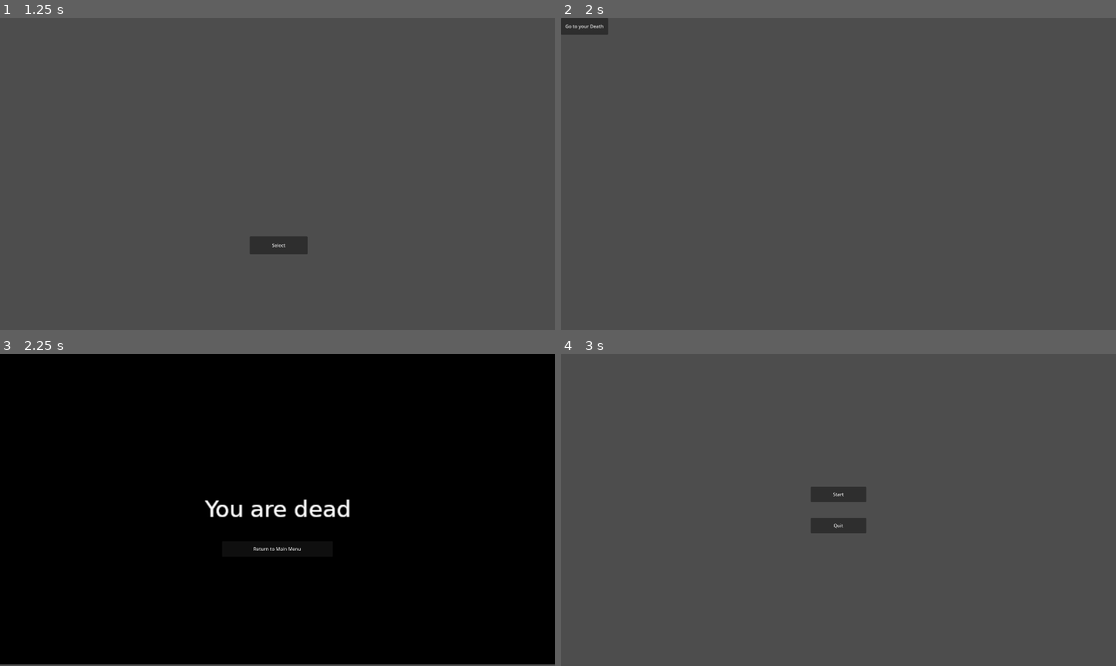
Above: before the commit, frames 1-4 (two rows, left to right).
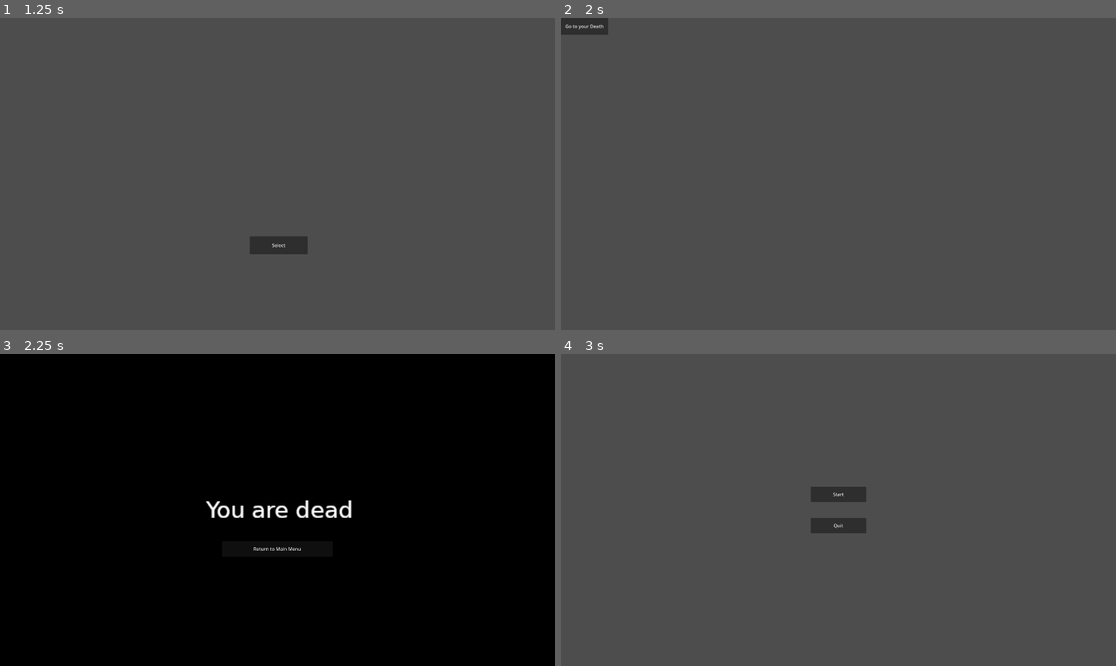
Above: after the commit, the same moments.

Repository: boswotcher/game-jam-07-2024
Game: Godot game, scene res://Scenes/title/title_screen.tscn
Same seed, same stepped clock (60 frames per second), same inputs: the game is played once before the commit and once after it. Before the commit the project starts from res://Scenes/title_screen.tscn.
Inputs:
- Up to frame 1 (1.25 s): click "Start" at 0.5 s
- Up to frame 2 (2 s): click "Select" at 1.25 s
- Up to frame 3 (2.25 s): click "Go to your Death" at 2 s
- Up to frame 4 (3 s): click "Return to Main Menu" at 2.75 s

Frames 1-2 are identical in both runs. In frame 3, 1.4% of the frame differs, in the area x 0-100%, y 46-100%; in frame 4, nothing differs.

Commit message:
Cleaned up where scripts were attached.

Diff:
--- /dev/null
+++ b/Scenes/Main.gd
@@ -0,0 +1,5 @@
+extends Node2D
+
+func _on_go_to_death_button_pressed():
+	get_tree().change_scene_to_file("res://Scenes/death/death_screen.tscn")
+	pass # Replace with function body.
--- a/Scripts/character_select_button.gd
+++ b/Scenes/character_selection/character_select.gd
@@ -1,6 +1,5 @@
-extends Button
+extends Control
 
-
-func _on_pressed():
+func _on_character_select_button_pressed():
 	get_tree().change_scene_to_file("res://Scenes/main.tscn")
 	pass # Replace with function body.
--- a/Scenes/CharacterSelect.tscn
+++ b/Scenes/character_selection/character_selection.tscn
@@ -1,6 +1,6 @@
 [gd_scene load_steps=2 format=3 uid="uid://c5jfm2m1l7k1y"]
 
-[ext_resource type="Script" path="res://Scripts/character_select_button.gd" id="1_1adkk"]
+[ext_resource type="Script" path="res://Scenes/character_selection/character_select.gd" id="1_1adkk"]
 
 [node name="CharacterSelect" type="Control"]
 layout_mode = 3
@@ -9,6 +9,7 @@
 anchor_bottom = 1.0
 grow_horizontal = 2
 grow_vertical = 2
+script = ExtResource("1_1adkk")
 
 [node name="CharacterSelectButton" type="Button" parent="."]
 layout_mode = 1
@@ -22,4 +23,5 @@
 text = "Select"
 script = ExtResource("1_1adkk")
 
+[connection signal="pressed" from="CharacterSelectButton" to="." method="_on_character_select_button_pressed"]
 [connection signal="pressed" from="CharacterSelectButton" to="CharacterSelectButton" method="_on_pressed"]
--- /dev/null
+++ b/Scenes/death/death_screen.gd
@@ -0,0 +1,5 @@
+extends Control
+
+func _on_return_button_pressed():
+	get_tree().change_scene_to_file("res://Scenes/title/title_screen.tscn")
+	pass # Replace with function body.
--- a/Scenes/death_screen.tscn
+++ b/Scenes/death/death_screen.tscn
@@ -1,7 +1,7 @@
 [gd_scene load_steps=3 format=3 uid="uid://bo2jh7e0a2jy"]
 
 [ext_resource type="Texture2D" uid="uid://tnsmsq0owewk" path="res://Assets/DeathScreen.png" id="1_3npdg"]
-[ext_resource type="Script" path="res://Scripts/DeathScreen.gd" id="2_5yx0e"]
+[ext_resource type="Script" path="res://Scenes/death/death_screen.gd" id="2_5yx0e"]
 
 [node name="Death Screen" type="Control"]
 layout_mode = 3
@@ -10,9 +10,10 @@
 anchor_bottom = 1.0
 grow_horizontal = 2
 grow_vertical = 2
+script = ExtResource("2_5yx0e")
 
 [node name="Sprite2D" type="Sprite2D" parent="."]
-scale = Vector2(3.017, 3)
+scale = Vector2(3.034, 3.017)
 texture = ExtResource("1_3npdg")
 centered = false
 
@@ -31,4 +32,5 @@
 text = "Return to Main Menu"
 script = ExtResource("2_5yx0e")
 
+[connection signal="pressed" from="ReturnButton" to="." method="_on_return_button_pressed"]
 [connection signal="pressed" from="ReturnButton" to="ReturnButton" method="_on_pressed"]
--- a/Scenes/main.tscn
+++ b/Scenes/main.tscn
@@ -1,13 +1,14 @@
 [gd_scene load_steps=2 format=3 uid="uid://ci8ab86c4bvb7"]
 
-[ext_resource type="Script" path="res://Scripts/Main.gd" id="1_4cshe"]
+[ext_resource type="Script" path="res://Scenes/Main.gd" id="1_4cshe"]
 
 [node name="Main" type="Node2D"]
+script = ExtResource("1_4cshe")
 
 [node name="GoToDeathButton" type="Button" parent="."]
 offset_right = 163.0
 offset_bottom = 58.0
 text = "Go to your Death"
-script = ExtResource("1_4cshe")
 
+[connection signal="pressed" from="GoToDeathButton" to="." method="_on_go_to_death_button_pressed"]
 [connection signal="pressed" from="GoToDeathButton" to="GoToDeathButton" method="_on_pressed"]
--- a/Scripts/TitleScreen.gd
+++ b/Scenes/title/title_screen.gd
@@ -5,6 +5,6 @@
 	pass # Replace with function body.
 
 
-func _on_pressed():
-	get_tree().change_scene_to_file("res://Scenes/CharacterSelect.tscn")
+func _on_start_button_pressed():
+	get_tree().change_scene_to_file("res://Scenes/character_selection/character_selection.tscn")
 	pass # Replace with function body.
--- a/Scenes/title_screen.tscn
+++ b/Scenes/title/title_screen.tscn
@@ -1,6 +1,6 @@
 [gd_scene load_steps=2 format=3 uid="uid://ugeuq8odgtjl"]
 
-[ext_resource type="Script" path="res://Scripts/TitleScreen.gd" id="1_lupbs"]
+[ext_resource type="Script" path="res://Scenes/title/title_screen.gd" id="1_lupbs"]
 
 [node name="Title Screen" type="Control"]
 layout_mode = 3
@@ -9,6 +9,7 @@
 anchor_bottom = 1.0
 grow_horizontal = 2
 grow_vertical = 2
+script = ExtResource("1_lupbs")
 
 [node name="Start Button" type="Button" parent="."]
 layout_mode = 1
@@ -19,7 +20,6 @@
 anchor_bottom = 0.475
 grow_vertical = 2
 text = "Start"
-script = ExtResource("1_lupbs")
 
 [node name="QuitButton" type="Button" parent="."]
 layout_mode = 1
@@ -31,8 +31,9 @@
 grow_horizontal = 2
 grow_vertical = 0
 text = "Quit"
-script = ExtResource("1_lupbs")
 
+[connection signal="pressed" from="Start Button" to="." method="_on_start_button_pressed"]
 [connection signal="pressed" from="Start Button" to="Start Button" method="_on_pressed"]
+[connection signal="pressed" from="QuitButton" to="." method="_on_quit_button_pressed"]
 [connection signal="pressed" from="QuitButton" to="Start Button" method="_on_quit_button_pressed"]
 [connection signal="pressed" from="QuitButton" to="QuitButton" method="_on_pressed"]
--- a/Scripts/DeathScreen.gd
+++ /dev/null
@@ -1,7 +0,0 @@
-extends Button
-
-
-
-func _on_pressed():
-	get_tree().change_scene_to_file("res://Scenes/title_screen.tscn")
-	pass # Replace with function body.
--- a/Scripts/Main.gd
+++ /dev/null
@@ -1,6 +0,0 @@
-extends Button
-
-
-func _on_pressed():
-	get_tree().change_scene_to_file("res://Scenes/death_screen.tscn")
-	pass # Replace with function body.
--- a/project.godot
+++ b/project.godot
@@ -11,7 +11,7 @@
 [application]
 
 config/name="Game-jam-07-2024"
-run/main_scene="res://Scenes/title_screen.tscn"
+run/main_scene="res://Scenes/title/title_screen.tscn"
 config/features=PackedStringArray("4.2", "Forward Plus")
 config/icon="res://icon.svg"
 
